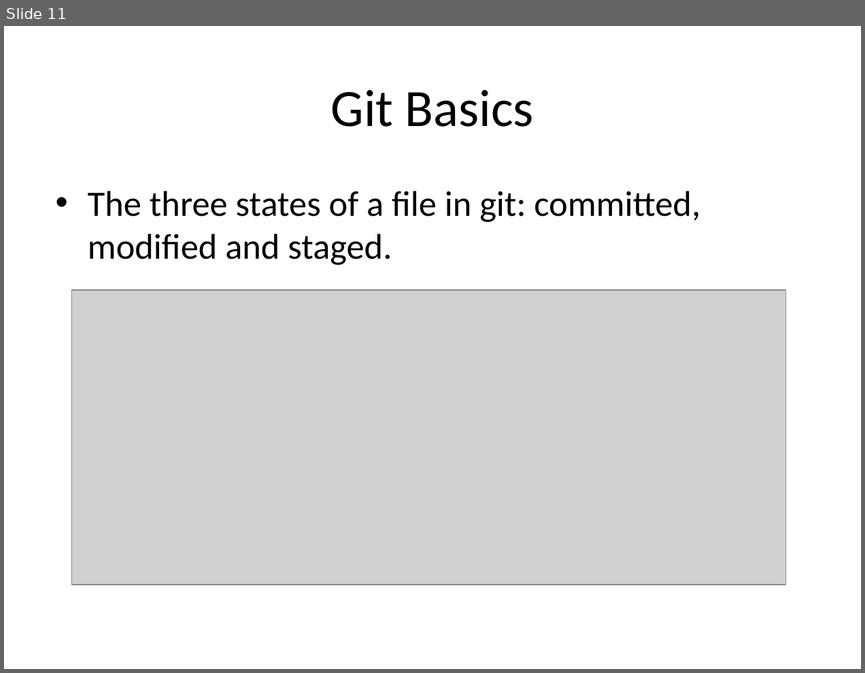
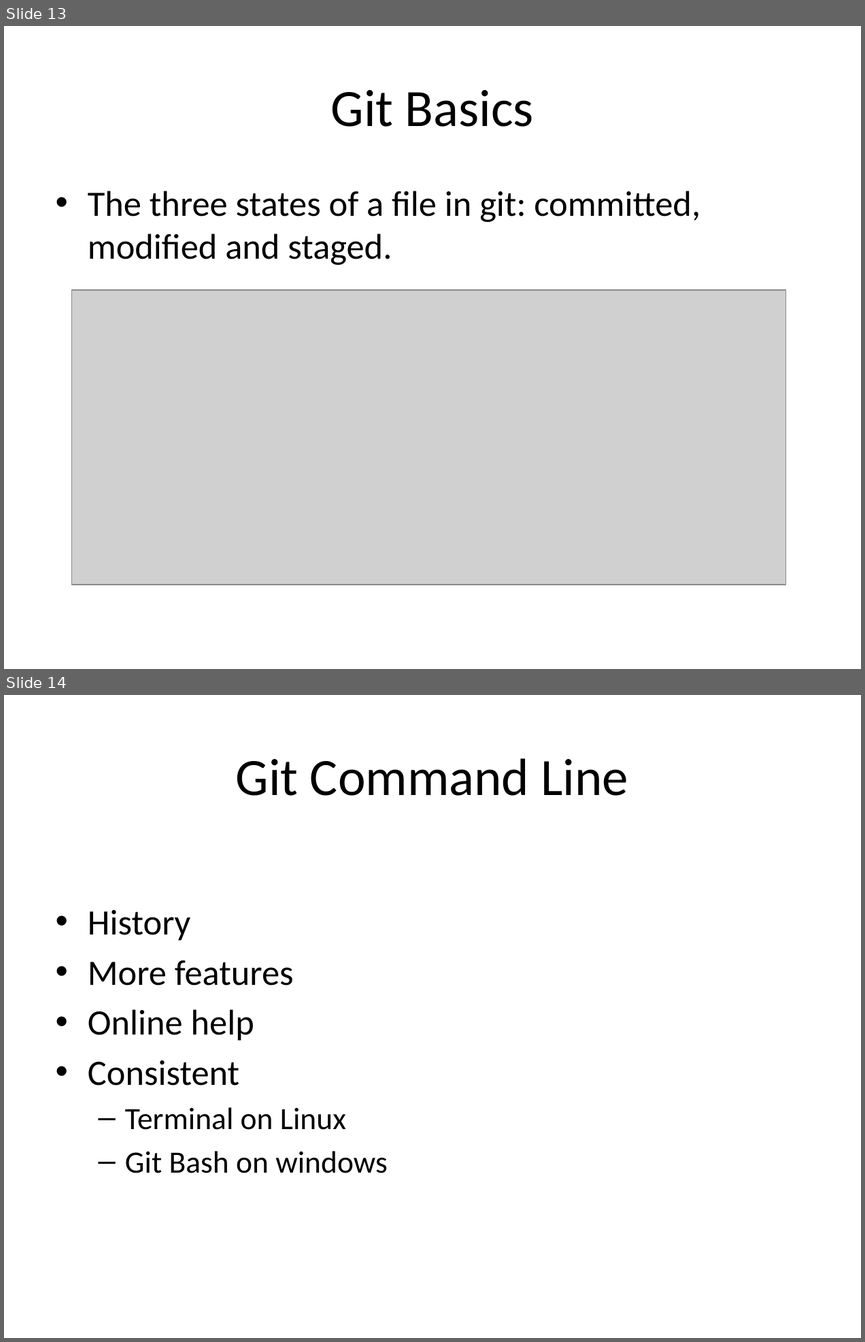
Before and after one commit to perbergq/git-presentation, a slide deck: Git.pptx. Shown one above the other, each under a label of ours: slide 11 before the commit, slides 13 and 14 after it. The pictures are 865x673 and 865x1342 pixels, drawn with LibreOffice and Linux fonts; fonts in the diff are those of the drawing; grey boxes stand for pictures. Boxes give left, top, right and bottom in pixels: in the first picture for what was removed or moved away, otherwise in the second. Text is boxed around its words. In the diff, an @@ line names an element or a change of style, - is before the commit and + after.

```diff
--- a/Git.pptx
+++ b/Git.pptx
@@ slide 14 added at [4,695,861,1338], background #FFFFFF @@
@@ title added at [236,758,629,796], 44 pt, text #000000 @@
+Git Command Line
@@ text added at [88,910,388,1173], 30 pt, text #000000 @@
+• History
+• More features
+• Online help
+• Consistent
+  – Terminal on Linux
+  – Git Bash on windows
@@ what was slide 11 is now slide 13 @@
```
Also in this commit, not shown: 9 slides changed, 2 other slides added, 3 other files.
